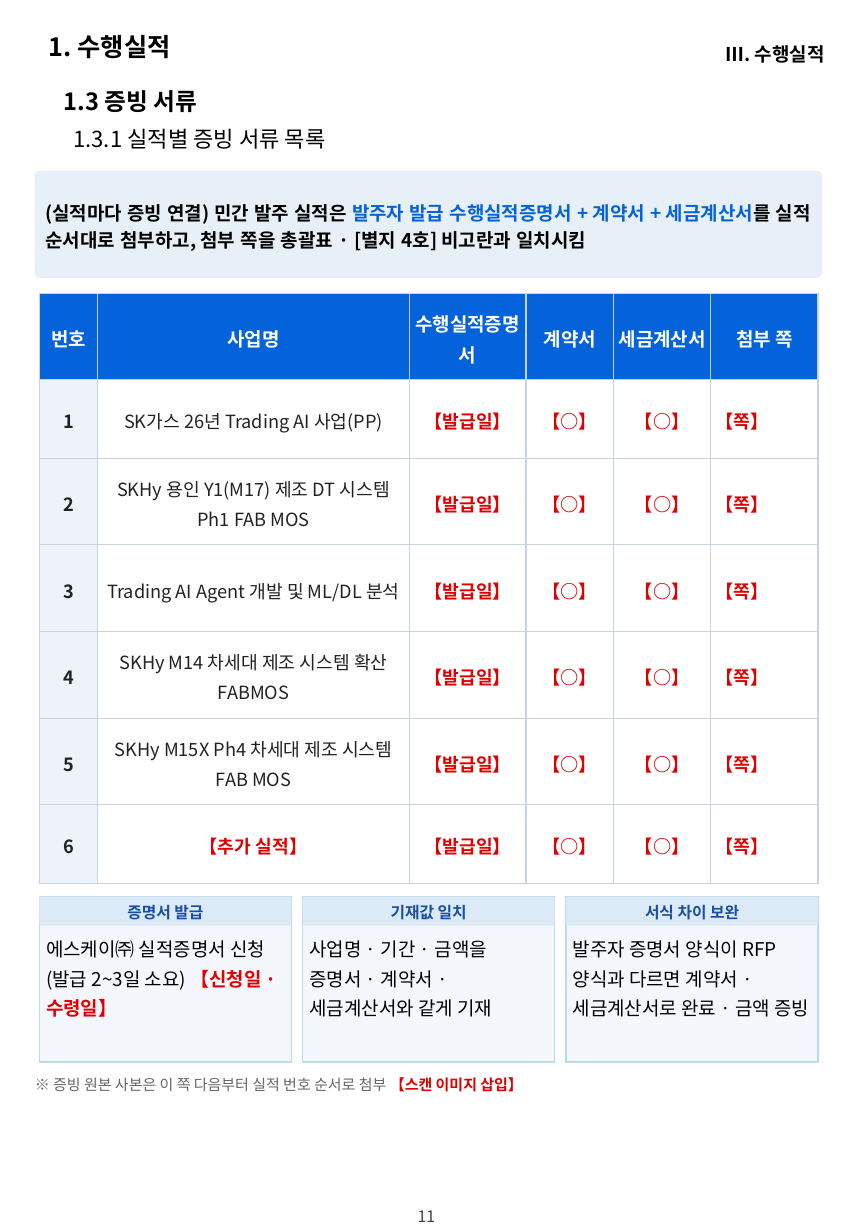
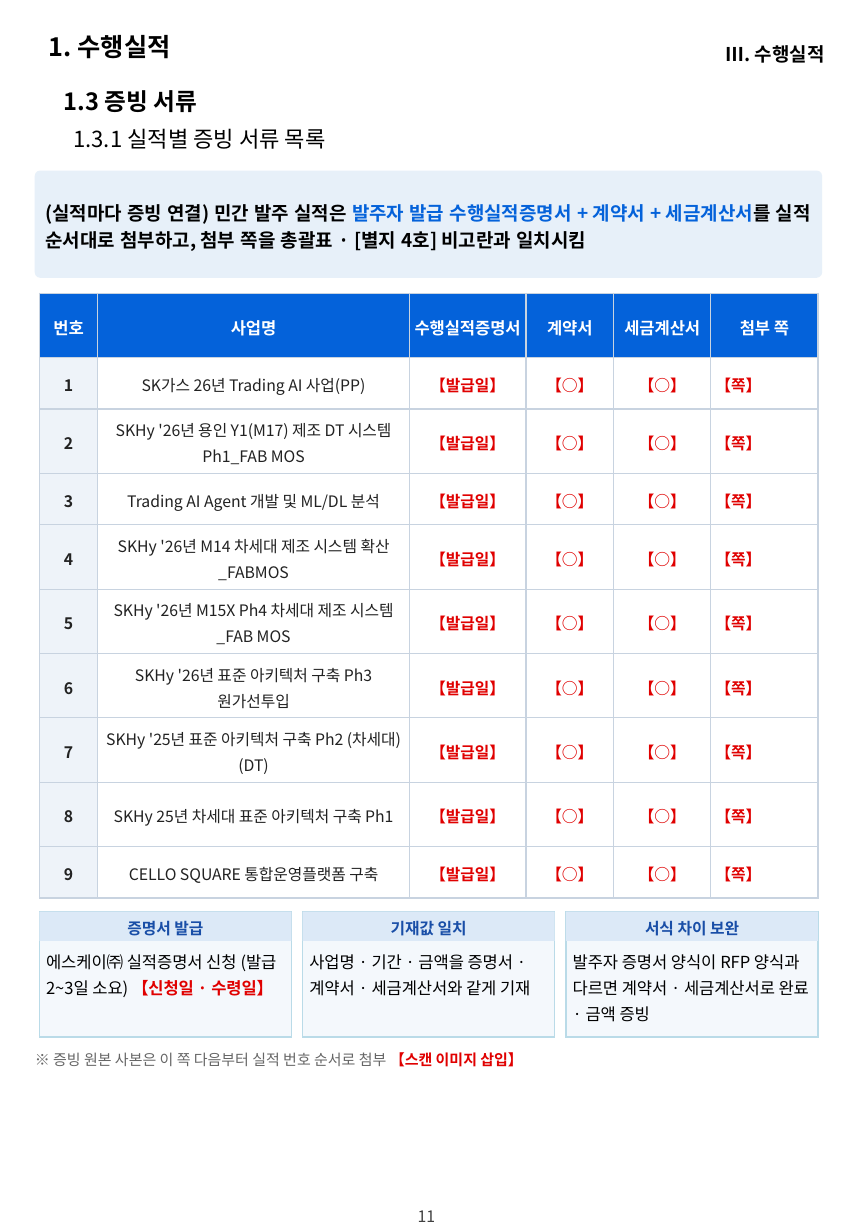
Before and after one commit to hwangsteeve-tech/hbjw, a slide deck: slide 11 of proposals/2026-11_nlrc-ai-labor-commission/nlrc_정량제안서.pptx. Drawn at 853x1232 pixels with LibreOffice and Linux fonts; fonts in the diff are those of the drawing; background and template pictures are left out. Boxes give left, top, right and bottom in pixels: in the first picture for what was removed or moved away, otherwise in the second. Text is boxed around its words. In the diff, an @@ line names an element or a change of style, - is before the commit and + after.

```diff
--- a/proposals/2026-11_nlrc-ai-labor-commission/nlrc_정량제안서.pptx
+++ b/proposals/2026-11_nlrc-ai-labor-commission/nlrc_정량제안서.pptx
@@ table at bbox=[40, 293, 819, 898] @@
-row 3, column 2: SKHy 용인 Y1(M17) 제조 DT 시스템 Ph1 FAB MOS
+row 3, column 2: SKHy '26년 용인 Y1(M17) 제조 DT 시스템 Ph1_FAB MOS
-row 5: 4 | SKHy M14 차세대 제조 시스템 확산 FABMOS | 【발급일】 | 【○】 | 【○】 | 【쪽】
-row 6: 5 | SKHy M15X Ph4 차세대 제조 시스템 FAB MOS | 【발급일】 | 【○】 | 【○】 | 【쪽】
-row 7: 6 | 【추가 실적】 | 【발급일】 | 【○】 | 【○】 | 【쪽】
+row 5: 4 | SKHy '26년 M14 차세대 제조 시스템 확산_FABMOS | 【발급일】 | 【○】 | 【○】 | 【쪽】
+row 6: 5 | SKHy '26년 M15X Ph4 차세대 제조 시스템 _FAB MOS | 【발급일】 | 【○】 | 【○】 | 【쪽】
+row 7: 6 | SKHy '26년 표준 아키텍처 구축 Ph3 원가선투입 | 【발급일】 | 【○】 | 【○】 | 【쪽】
+row 8: 7 | SKHy '25년 표준 아키텍처 구축 Ph2 (차세대)(DT) | 【발급일】 | 【○】 | 【○】 | 【쪽】
+row 9: 8 | SKHy 25년 차세대 표준 아키텍처 구축 Ph1 | 【발급일】 | 【○】 | 【○】 | 【쪽】
+row 10: 9 | CELLO SQUARE 통합운영플랫폼 구축 | 【발급일】 | 【○】 | 【○】 | 【쪽】
@@ rectangle: place and size @@
-rectangle at bbox=[40, 896, 292, 1062]
+rectangle at bbox=[40, 912, 292, 1037]
@@ rectangle: place and size @@
-rectangle at bbox=[303, 896, 555, 1062]
+rectangle at bbox=[303, 912, 555, 1037]
@@ 3 rectangles: place and size @@
-3 rectangles at bbox=[40, 896, 819, 926]
+3 rectangles at bbox=[40, 912, 819, 942]
@@ rectangle: place and size @@
-rectangle at bbox=[566, 896, 819, 1062]
+rectangle at bbox=[566, 912, 819, 1037]
@@ text "에스케이㈜ 실적증명서 신청 (발급 2~3일 ...": place and size @@
-text "에스케이㈜ 실적증명서 신청 (발급 2~3일 ..." at bbox=[46, 940, 265, 1017]
+text "에스케이㈜ 실적증명서 신청 (발급 2~3일 ..." at bbox=[46, 954, 277, 997]
@@ text "사업명 · 기간 · 금액을 ...": place and size @@
-text "사업명 · 기간 · 금액을 ..." at bbox=[309, 940, 492, 1017]
+text "사업명 · 기간 · 금액을 ..." at bbox=[309, 954, 530, 996]
@@ size 12 to 10.5 pt in 3 elements at bbox=[46, 954, 277, 997], bbox=[309, 954, 530, 996], bbox=[573, 954, 809, 1022] @@
@@ text "발주자 증명서 양식이 RFP 양식과 ...": place and size @@
-text "발주자 증명서 양식이 RFP 양식과 ..." at bbox=[573, 940, 810, 1017]
+text "발주자 증명서 양식이 RFP 양식과 ..." at bbox=[573, 954, 809, 1022]
@@ text "※ 증빙 원본 사본은 이 ...": place and size @@
-text "※ 증빙 원본 사본은 이 ..." at bbox=[53, 1077, 523, 1092]
+text "※ 증빙 원본 사본은 이 ..." at bbox=[53, 1052, 523, 1067]
```
Also in this commit, not shown: 2 other slides changed, 10 other files.
